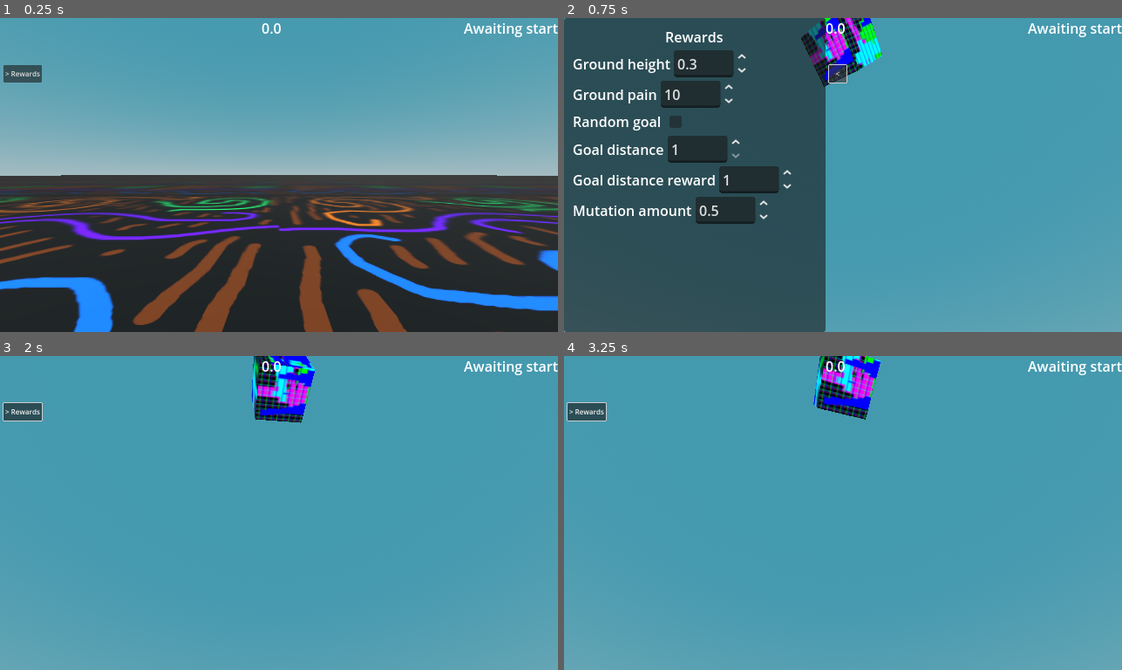
Above: before the commit, frames 1-4 (two rows, left to right).
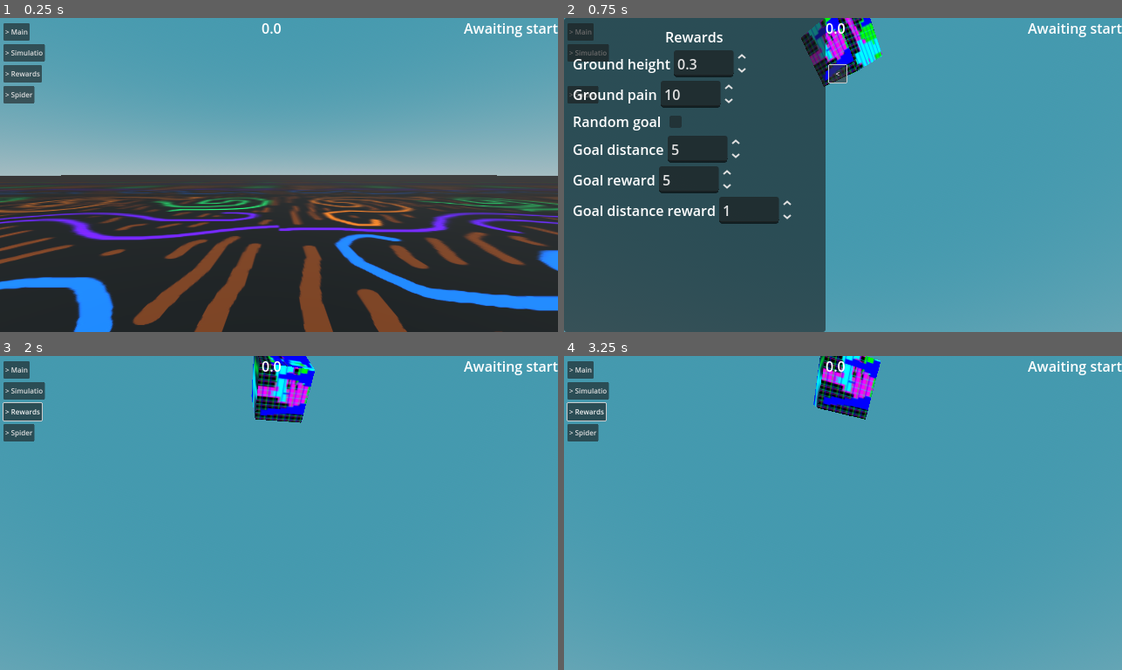
Above: after the commit, the same moments.

Repository: officialErnests/de-ai-ed
Game: Godot game, scene res://scenes/main.tscn
The game is run twice, just before and just after one commit, with the same random seed, the same clock (stepped at 60 frames per second) and the same inputs.
Inputs (mouse positions are in pixels of both pictures, inside the frame that each line leads up to):
- Up to frame 1 (0.25 s): no input
- Up to frame 2 (0.75 s): click "> Rewards" at 0.5 s
- Up to frame 3 (2 s): tap Enter at 1.25 s; move the mouse to (401, 497) at 1.27 s; press the mouse at (401, 497) at 1.28 s; hold D (movement_right) from 1.28 s (still down)
- Up to frame 4 (3.25 s): release D (movement_right) at 2 s; release the mouse at (965, 497) at 2 s; drag from (731, 528) to (815, 575) at 2.02 s; move the mouse to (898, 443) at 2.77 s; hold D (movement_right) from 2.78 s (still down); hold Mouse wheel down (scroll_down) from 2.78 s (still down)

The runs differ from the first frame. In frame 1, 1.0% of the frame differs, in the area x 0-9%, y 1-28%; in frame 2, 4.1%, in the area x 0-41%, y 1-66%; in frame 3, 1.0%; in frame 4, 1.0%.
Error before the commit: Attempt to call function 'get_files' in base 'null instance' on a null instance. (res://scripts/spidersss.gd:80)
Error after the commit: Attempt to call function 'get_files' in base 'null instance' on a null instance. (res://scripts/spidersss.gd:87)

Commit message:
v0.1.4 reward gui - FIxed weighted random bug aka not selecting corectly XD

Diff:
--- a/scenes/main.tscn
+++ b/scenes/main.tscn
@@ -147,7 +147,6 @@
 [node name="Gui" type="CanvasLayer" parent="Camera_setup/NeckOrSmthing/Dron/Floating_cam"]
 
 [node name="Main" type="HBoxContainer" parent="Camera_setup/NeckOrSmthing/Dron/Floating_cam/Gui"]
-visible = false
 anchors_preset = -1
 anchor_right = 0.5
 anchor_bottom = 1.0
@@ -233,7 +232,6 @@
 is_open = false
 
 [node name="Simulation" type="HBoxContainer" parent="Camera_setup/NeckOrSmthing/Dron/Floating_cam/Gui"]
-visible = false
 anchors_preset = -1
 anchor_right = 0.5
 anchor_bottom = 1.0
@@ -419,32 +417,29 @@
 layout_mode = 2
 min_value = 1.0
 max_value = 10.0
-step = 5.0
+value = 5.0
+
+[node name="GoalReward" type="HBoxContainer" parent="Camera_setup/NeckOrSmthing/Dron/Floating_cam/Gui/Rewards/Panel/VBoxContainer"]
+layout_mode = 2
+
+[node name="Label" type="Label" parent="Camera_setup/NeckOrSmthing/Dron/Floating_cam/Gui/Rewards/Panel/VBoxContainer/GoalReward"]
+layout_mode = 2
+text = "Goal reward"
+
+[node name="SpinBox" type="SpinBox" parent="Camera_setup/NeckOrSmthing/Dron/Floating_cam/Gui/Rewards/Panel/VBoxContainer/GoalReward"]
+layout_mode = 2
+value = 5.0
+
+[node name="GoalDistanceReward" type="HBoxContainer" parent="Camera_setup/NeckOrSmthing/Dron/Floating_cam/Gui/Rewards/Panel/VBoxContainer"]
+layout_mode = 2
+
+[node name="Label" type="Label" parent="Camera_setup/NeckOrSmthing/Dron/Floating_cam/Gui/Rewards/Panel/VBoxContainer/GoalDistanceReward"]
+layout_mode = 2
+text = "Goal distance reward"
+
+[node name="SpinBox" type="SpinBox" parent="Camera_setup/NeckOrSmthing/Dron/Floating_cam/Gui/Rewards/Panel/VBoxContainer/GoalDistanceReward"]
+layout_mode = 2
 value = 1.0
-
-[node name="GoalDistanceReward" type="HBoxContainer" parent="Camera_setup/NeckOrSmthing/Dron/Floating_cam/Gui/Rewards/Panel/VBoxContainer"]
-layout_mode = 2
-
-[node name="Label" type="Label" parent="Camera_setup/NeckOrSmthing/Dron/Floating_cam/Gui/Rewards/Panel/VBoxContainer/GoalDistanceReward"]
-layout_mode = 2
-text = "Goal distance reward"
-
-[node name="SpinBox" type="SpinBox" parent="Camera_setup/NeckOrSmthing/Dron/Floating_cam/Gui/Rewards/Panel/VBoxContainer/GoalDistanceReward"]
-layout_mode = 2
-value = 1.0
-
-[node name="MutationAmount" type="HBoxContainer" parent="Camera_setup/NeckOrSmthing/Dron/Floating_cam/Gui/Rewards/Panel/VBoxContainer"]
-layout_mode = 2
-
-[node name="Label" type="Label" parent="Camera_setup/NeckOrSmthing/Dron/Floating_cam/Gui/Rewards/Panel/VBoxContainer/MutationAmount"]
-layout_mode = 2
-text = "Mutation amount"
-
-[node name="SpinBox" type="SpinBox" parent="Camera_setup/NeckOrSmthing/Dron/Floating_cam/Gui/Rewards/Panel/VBoxContainer/MutationAmount"]
-layout_mode = 2
-max_value = 10.0
-step = 0.1
-value = 0.5
 
 [node name="Control" type="Control" parent="Camera_setup/NeckOrSmthing/Dron/Floating_cam/Gui/Rewards"]
 z_index = -1
@@ -465,7 +460,6 @@
 is_open = false
 
 [node name="Spider" type="HBoxContainer" parent="Camera_setup/NeckOrSmthing/Dron/Floating_cam/Gui"]
-visible = false
 anchors_preset = -1
 anchor_right = 0.5
 anchor_bottom = 1.0
@@ -542,7 +536,7 @@
 slider_close_text = "> Spider"
 is_open = false
 
-[node name="Spidersss" type="Node3D" parent="." node_paths=P …(233 unchanged characters)… es", "spiders_per_batch", "keep_best", "timer", "node_visualiser", "generation_count")]
+[node name="Spidersss" type="Node3D" parent="." node_paths=P …(233 unchanged characters)… es", "spiders_per_batch", "keep_best", "ground_height", "ground_pain", "random_goal", "goal_distance", "goal_reward", "goal_distance_reward", "timer", "node_visualiser", "generation_count")]
 script = ExtResource("7_tipki")
 start = NodePath("../Camera_setup/NeckOrSmthing/Dron/Floating_cam/Gui/Main/Panel/VBoxContainer/Start")
 pause_button = NodePath("../Camera_setup/NeckOrSmthing/Dron/Floating_cam/Gui/Main/Panel/VBoxContainer/Pause")
@@ -560,6 +554,12 @@
 spiders_batches = NodePath("../Camera_setup/NeckOrSmthing/Dron/Floating_cam/Gui/Simulation/Panel/VBoxContainer/SpiderBatches/SpinBox")
 spiders_per_batch = NodePath("../Camera_setup/NeckOrSmthing/Dron/Floating_cam/Gui/Simulation/Panel/VBoxContainer/SpiderPerBatch/SpinBox")
 keep_best = NodePath("../Camera_setup/NeckOrSmthing/Dron/Floating_cam/Gui/Simulation/Panel/VBoxContainer/KeepBest/CheckBox")
+ground_height = NodePath("../Camera_setup/NeckOrSmthing/Dron/Floating_cam/Gui/Rewards/Panel/VBoxContainer/GroundHeight/SpinBox")
+ground_pain = NodePath("../Camera_setup/NeckOrSmthing/Dron/Floating_cam/Gui/Rewards/Panel/VBoxContainer/Ground pain/SpinBox")
+random_goal = NodePath("../Camera_setup/NeckOrSmthing/Dron/Floating_cam/Gui/Rewards/Panel/VBoxContainer/RadnomGoal/CheckBox")
+goal_distance = NodePath("../Camera_setup/NeckOrSmthing/Dron/Floating_cam/Gui/Rewards/Panel/VBoxContainer/GoalDistance/SpinBox")
+goal_reward = NodePath("../Camera_setup/NeckOrSmthing/Dron/Floating_cam/Gui/Rewards/Panel/VBoxContainer/GoalReward/SpinBox")
+goal_distance_reward = NodePath("../Camera_setup/NeckOrSmthing/Dron/Floating_cam/Gui/Rewards/Panel/VBoxContainer/GoalDistanceReward/SpinBox")
 timer = NodePath("../Lerning")
 node_visualiser = NodePath("../Camera_setup/NeckOrSmthing/Dron/Floating_cam/AiNodes")
 generation_count = NodePath("../Camera_setup/NeckOrSmthing/Dron/Floating_cam/GenCount/Label")
--- a/scripts/agent.gd
+++ b/scripts/agent.gd
@@ -11,13 +11,39 @@
 @export var line: MeshInstance3D
 @onready var spider_skel = $Skeleton3D/PhysicalBoneSimulator3D
 @onready var spider = spider_skel.spider
+
+
 var prev_range = INF
 var points = 0
 var neuron_layers = []
 var memory_neurons = []
+var timesss = 0
+
+var ground_height: float
+var ground_pain: float
+var random_goal: bool
+var goal_distance: float
+var goal_reward: float
+var goal_distance_reward: float
+
+
 # Called when the node enters the scene tree for the first time.
 func _ready() -> void:
 	genGoal()
+
+func _process(delta: float) -> void:
+	timesss += delta
+	if timesss > 0.1:
+		timesss = 0
+		var calculation = calculate(spider.getData())
+		var upper_leg = []
+		var base_leg = []
+		for i in range(calculation.size() / 3.0):
+			upper_leg.append(Vector3(calculation[i], 0, 0))
+			base_leg.append(Vector3(calculation[i], calculation[i + 1], 0))
+		spider.setVel(upper_leg, base_leg)
+		updateVisualisation()
+
 
 func setMain():
 	spider_skel.main_body.material_override.no_depth_test = true
@@ -39,30 +65,18 @@
 	for iter_neuron_layers in p_brain:
 		neuron_layers.append(Neuron_Layer.new(null, null, iter_neuron_layers))
 
-var timesss = 0
-func _process(delta: float) -> void:
-	timesss += delta
-	if timesss > 0.1:
-		timesss = 0
-		var calculation = calculate(spider.getData())
-		var upper_leg = []
-		var base_leg = []
-		for i in range(calculation.size() / 3.0):
-			upper_leg.append(Vector3(calculation[i], 0, 0))
-			base_leg.append(Vector3(calculation[i], calculation[i + 1], 0))
-		spider.setVel(upper_leg, base_leg)
-		updateVisualisation()
-
 func rVector3D():
 	return Vector3(randf_range(-1, 1), randf_range(-1, 1), randf_range(-1, 1))
 
 func genGoal():
-	goal.global_position = spider_skel.global_position * Vector3(1, 0, 1) + Vector3(0, 1, 0) + Vector3(1, 0, 0).normalized() * 5
-	# goal.global_position = spider_skel.global_position * Vector3(1, 0, 1) + Vector3(0, 1, 0) + Vector3(randf_range(-1, 1), 0, randf_range(-1, 1)).normalized() * 5
+	if random_goal:
+		goal.global_position = spider_skel.global_position * Vector3(1, 0, 1) + Vector3(0, 1, 0) + Vector3(randf_range(-1, 1), 0, randf_range(-1, 1)).normalized() * goal_distance
+	else:
+		goal.global_position = spider_skel.global_position * Vector3(1, 0, 1) + Vector3(0, 1, 0) + Vector3(1, 0, 0).normalized() * goal_distance
 
 func getPoints():
 	var distance = goal.global_position.distance_to(spider_skel.global_position)
-	points += 5 - distance
+	points += (goal_distance - distance) * goal_distance_reward
 	return points
 
 func getBrain():
@@ -88,7 +102,7 @@
 func calculate(p_inputs):
 	if goal.global_position.distance_to(main_body.global_position) < 1:
 		genGoal()
-		points += 5
+		points += goal_reward
 	var inputs = p_inputs
 	inputs.append_array(memory_neurons)
 	for iter_neuron_layer in neuron_layers:
--- a/scripts/spiders_skeleton.gd
+++ b/scripts/spiders_skeleton.gd
@@ -10,20 +10,25 @@
 @export var main_bone: PhysicalBone3D
 @export var main_body: MeshInstance3D
 @export var agent: Node3D
-@export var pain_pos: float = 1
-@export var pain_amount: float = 10
+var ground_pain: float
+var ground_height: float
+
+
 func _ready() -> void:
+	ground_height = agent.ground_height
+	ground_pain = agent.ground_pain
 	physical_bones_start_simulation()
 	spider = Spider.new(get_children().filter(func(x): return x is PhysicalBone3D), self)
 
-
 func _physics_process(delta: float) -> void:
 	spider.addVel(delta)
-	if main_bone.global_position.y < pain_pos:
-		agent.points += (main_bone.global_position.y - pain_pos) * delta * pain_amount
+	if main_bone.global_position.y < ground_height:
+		agent.points += (main_bone.global_position.y - ground_height) * delta * ground_pain
 		main_body.material_override.albedo_color = Color(1, 0, 0, 1)
 	else:
 		main_body.material_override.albedo_color = Color(1, 1, 1, 1)
+
+
 func setCollLayers(p_layer):
 	for iter_bone in get_children().filter(func(x): return x is PhysicalBone3D):
 		iter_bone.set_collision_layer_value(1, false)
@@ -37,6 +42,7 @@
 	var leg_upper_bones = []
 	var velocity_set = false
 	var skeleton_main_node
+
 	func _init(p_bones, p_main) -> void:
 		skeleton_main_node = p_main
 		for x in range((p_bones.size() + 1) / 2.0):
@@ -87,11 +93,11 @@
 		for i in leg_base_bones: i.addVel(delta * 150)
 		for i in leg_upper_bones: i.addVel(delta * 100)
 
-
 class Leg_bone extends Bone:
 	var bone_next
 	var bone_prev
 	var set_dir_velocity = Vector3.ZERO
+
 	func _init(p_bone: PhysicalBone3D, p_bone_prev, p_bone_next):
 		super (p_bone)
 		if p_bone_next: bone_next = p_bone_next
--- a/scripts/spidersss.gd
+++ b/scripts/spidersss.gd
@@ -23,6 +23,13 @@
 @export var spiders_batches: SpinBox
 @export var spiders_per_batch: SpinBox
 @export var keep_best: CheckBox
+@export_category("Simulation")
+@export var ground_height: SpinBox
+@export var ground_pain: SpinBox
+@export var random_goal: CheckBox
+@export var goal_distance: SpinBox
+@export var goal_reward: SpinBox
+@export var goal_distance_reward: SpinBox
 @export_category("Others")
 @export var timer: Timer
 #MAX 31 SPIDERS
@@ -180,7 +187,7 @@
 
 		modifySummon(randomm_picker)
 
-func modifySummon(p_randomm_picker: WeightedRandom):
+func modifySummon(p_randomm_picker: WeightedRandom) -> void:
 	stats_arr["generation_statistics"].append(
 		{
 			"min" = p_randomm_picker.arr_min,
@@ -197,9 +204,11 @@
 			if keep_best.button_pressed and x == 0:
 				spawnSpider(x + 2, y, p_randomm_picker.getMax(), false)
 				continue
+			print(x, y)
 			spawnSpider(x + 2, y, p_randomm_picker.getRandom(), true)
-
-func summonSpiders():
+	print(p_randomm_picker.picked_randoms)
+
+func summonSpiders() -> void:
 	for y in range(spiders_batches.value):
 		for x in range(spiders_per_batch.value):
 			spawnSpider(x + 2, y, null, false)
@@ -215,13 +224,20 @@
 	var temp_node = temp_spider.get_node("Skeleton3D/PhysicalBoneSimulator3D")
 	temp_node.setCollLayers(col_layer)
 	if p_loaded_brain:
-		print("LOAD")
 		temp_spider.loadBrain(p_loaded_brain)
 		if p_flavoring:
 			temp_spider.flavoring(mutation_chance.value, mutation_amount.value)
 	else:
-		print("GEN")
 		temp_spider.genBrain()
+
+	#spider param setup
+	temp_spider.ground_height = ground_height.value
+	temp_spider.ground_pain = ground_pain.value
+	temp_spider.random_goal = random_goal.value
+	temp_spider.goal_distance = goal_distance.value
+	temp_spider.goal_reward = goal_reward.value
+	temp_spider.goal_distance_reward = goal_distance_reward.value
+
 	add_child(temp_spider)
 	if spiders_arr.is_empty():
 		temp_spider.setMain()
@@ -237,6 +253,7 @@
 	var arr_max
 	var arr_avg = 0
 	var arr_mod
+	var picked_randoms = {}
 	func _init(p_probablity_arr, p_index_arr) -> void:
 		arr_probablity = p_probablity_arr
 		arr_index = p_index_arr
@@ -252,7 +269,7 @@
 			if max_probablity < probablity:
 				max_probablity = probablity
 				max_index = p_index_arr[iter]
-			probablity_max += probablity - arr_min
+			probablity_max += probablity
 	func getMax():
 		return max_index
 	func getRandom():
@@ -261,6 +278,11 @@
 		for iter in range(arr_probablity.size()):
 			probablity -= arr_probablity[iter] - arr_min
 			if probablity <= 0:
+				var temp_val = round((arr_probablity[iter] - arr_min) / probablity_max * 100)
+				if picked_randoms.has(temp_val):
+					picked_randoms[temp_val] += 1
+				else:
+					picked_randoms[temp_val] = 1
 				random_index = iter
 				break
 		return arr_index[random_index]
